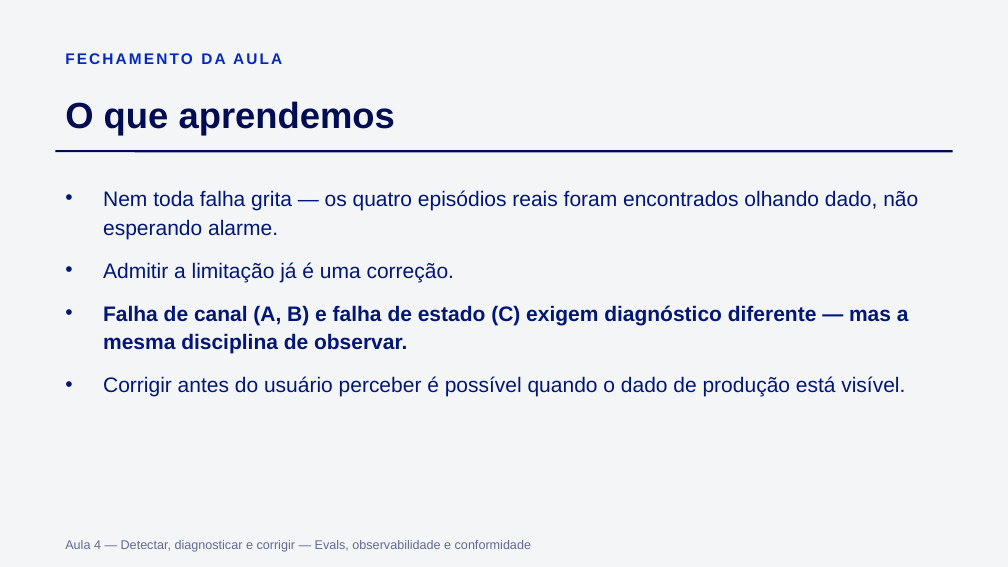
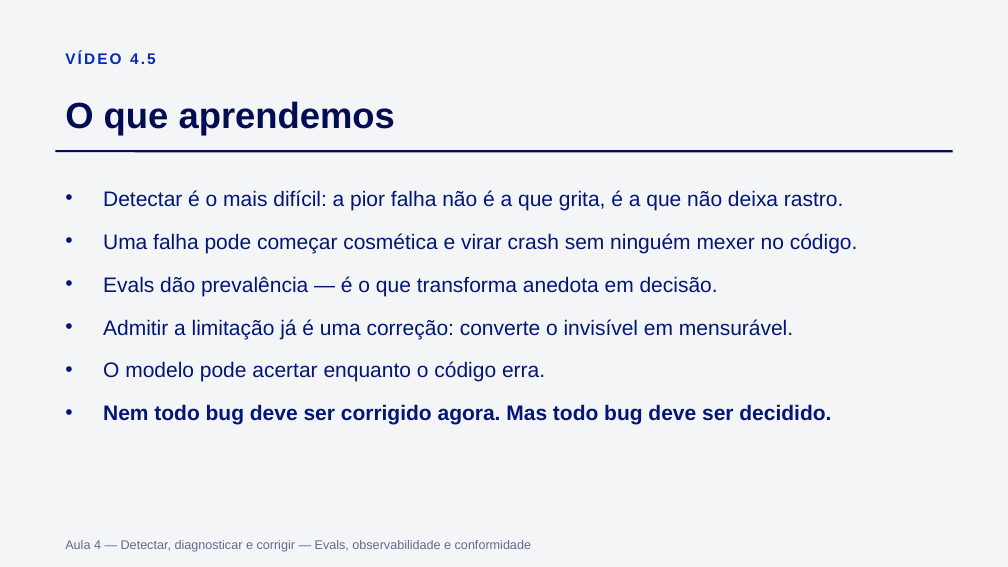
Before and after one commit to Djegao/alura-produto-ficticio, a slide deck: slide 25 of slides/aula4.pptx (slide 18 before the commit). Drawn at 1008x567 pixels with LibreOffice and Linux fonts; fonts in the diff are those of the drawing. Boxes give left, top, right and bottom in pixels: in the first picture for what was removed or moved away, otherwise in the second. Text is boxed around its words. In the diff, an @@ line names an element or a change of style, - is before the commit and + after.

```diff
--- a/slides/aula4.pptx
+++ b/slides/aula4.pptx
@@ text at (65,51,156,64): text changed @@
-FECHAMENTO DA AULA
+VÍDEO 4.5
@@ text at (103,190,858,425): text changed @@
-• Nem toda falha grita — os quatro episódios reais foram encontrados olhando dado, não esperando alarme.
-• Admitir a limitação já é uma correção.
-• Falha de canal (A, B) e falha de estado (C) exigem diagnóstico diferente — mas a mesma disciplina de observar.
-• Corrigir antes do usuário perceber é possível quando o dado de produção está visível.
+• Detectar é o mais difícil: a pior falha não é a que grita, é a que não deixa rastro.
+• Uma falha pode começar cosmética e virar crash sem ninguém mexer no código.
+• Evals dão prevalência — é o que transforma anedota em decisão.
+• Admitir a limitação já é uma correção: converte o invisível em mensurável.
+• O modelo pode acertar enquanto o código erra.
+• Nem todo bug deve ser corrigido agora. Mas todo bug deve ser decidido.
```
Also in this commit, not shown: 12 other slides changed, 8 slides added, 1 slide removed, 7 other files.
